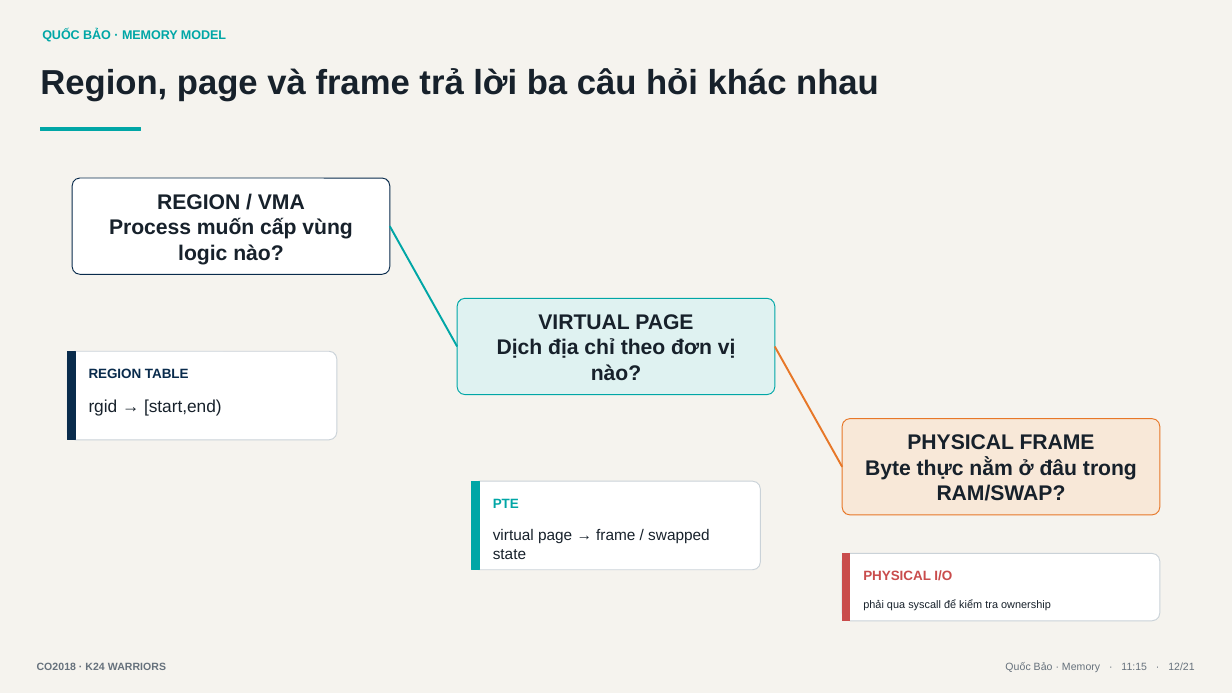
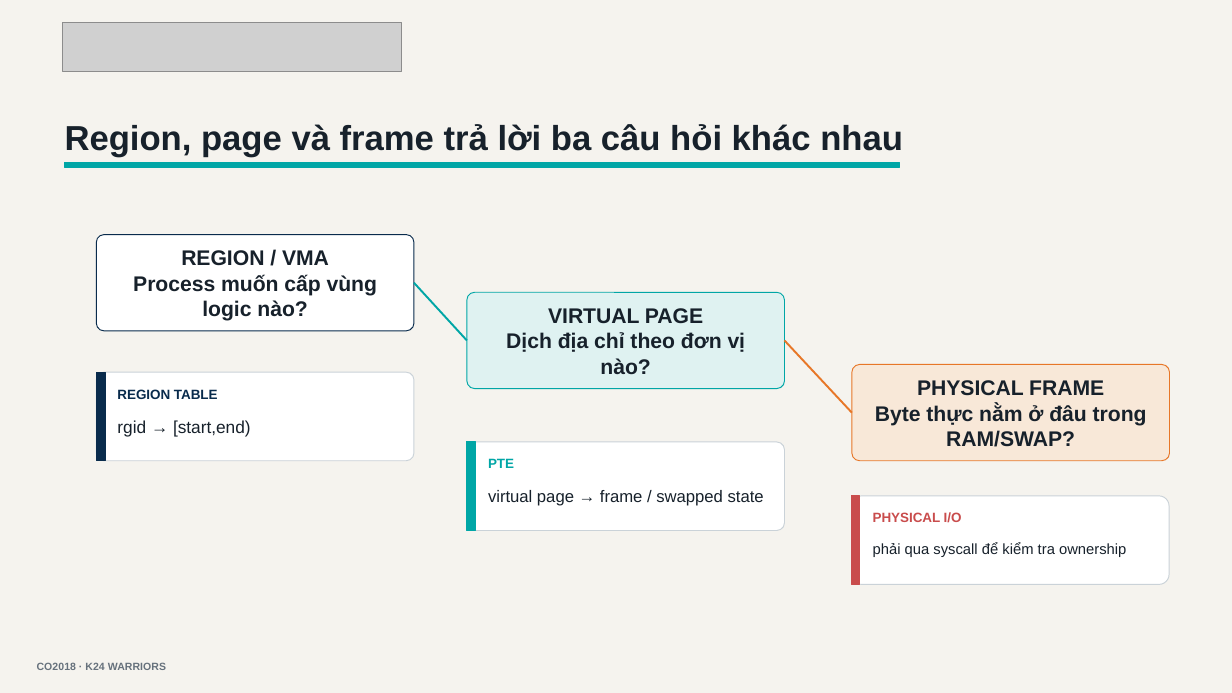
Before and after one commit to tranbaoanh21/os-assignment, a slide deck: slide 10 of os_simulator_demo_slides.pptx. Drawn at 1232x693 pixels with LibreOffice and Linux fonts; fonts in the diff are those of the drawing; grey boxes stand for pictures. Boxes give left, top, right and bottom in pixels: in the first picture for what was removed or moved away, otherwise in the second. Text is boxed around its words. In the diff, an @@ line names an element or a change of style, - is before the commit and + after.

```diff
--- a/os_simulator_demo_slides.pptx
+++ b/os_simulator_demo_slides.pptx
@@ rectangle removed at (x1=41, y1=23, x2=329, y2=50) @@
-QUỐC BẢO · MEMORY MODEL
@@ picture added at (x1=63, y1=22, x2=402, y2=71) @@
@@ rectangle "Region, page và frame trả ..." moved from (x1=39, y1=55, x2=1189, y2=123) to (x1=63, y1=113, x2=1214, y2=180) @@
@@ rectangle resized from (x1=41, y1=128, x2=140, y2=131) to (x1=65, y1=163, x2=900, y2=167) @@
@@ rounded rectangle "REGION / VMA" moved from (x1=72, y1=178, x2=390, y2=274) to (x1=96, y1=235, x2=414, y2=331) @@
@@ line moved from (390, 226) - (457, 347) to (414, 283) - (467, 340) @@
@@ rounded rectangle "VIRTUAL PAGE" moved from (x1=457, y1=299, x2=775, y2=395) to (x1=467, y1=292, x2=785, y2=388) @@
@@ line moved from (775, 347) - (842, 467) to (785, 340) - (852, 413) @@
@@ rectangle moved from (x1=67, y1=351, x2=75, y2=440) to (x1=96, y1=372, x2=105, y2=461) @@
@@ rounded rectangle resized from (x1=67, y1=351, x2=337, y2=440) to (x1=96, y1=372, x2=414, y2=461) @@
@@ rectangle "REGION TABLE" resized from (x1=87, y1=363, x2=325, y2=390) to (x1=116, y1=384, x2=396, y2=410) @@
@@ rounded rectangle "PHYSICAL FRAME" moved from (x1=842, y1=419, x2=1160, y2=515) to (x1=852, y1=365, x2=1170, y2=461) @@
@@ rectangle "rgid → [start,end)" resized from (x1=87, y1=394, x2=325, y2=431) to (x1=116, y1=415, x2=396, y2=452) @@
@@ rectangle moved from (x1=471, y1=482, x2=479, y2=570) to (x1=467, y1=442, x2=475, y2=531) @@
@@ rounded rectangle resized from (x1=471, y1=482, x2=760, y2=570) to (x1=467, y1=442, x2=785, y2=531) @@
@@ rectangle "PTE" resized from (x1=491, y1=493, x2=749, y2=519) to (x1=486, y1=454, x2=770, y2=481) @@
@@ rectangle "virtual page → frame / ..." resized from (x1=491, y1=524, x2=749, y2=561) to (x1=486, y1=484, x2=770, y2=521) @@
@@ rectangle "virtual page → frame / ..." at (x1=486, y1=484, x2=770, y2=521): size 12 to 13 pt @@
@@ rounded rectangle resized from (x1=842, y1=554, x2=1160, y2=621) to (x1=852, y1=496, x2=1170, y2=585) @@
@@ rectangle resized from (x1=842, y1=554, x2=849, y2=621) to (x1=852, y1=496, x2=860, y2=585) @@
@@ rectangle "PHYSICAL I/O" resized from (x1=861, y1=565, x2=1148, y2=592) to (x1=871, y1=507, x2=1157, y2=543) @@
@@ rectangle "phải qua syscall để kiểm ..." resized from (x1=861, y1=596, x2=1148, y2=612) to (x1=871, y1=539, x2=1157, y2=559) @@
@@ rectangle "phải qua syscall để kiểm ..." at (x1=871, y1=539, x2=1157, y2=559): size 8.5 to 11.5 pt @@
@@ rectangle removed at (x1=818, y1=658, x2=1197, y2=679) @@
-Quốc Bảo · Memory · 11:15 · 12/21
```
Also in this commit, not shown: 16 other slides changed, 3 slides added, 1 slide removed, 14 other files.
